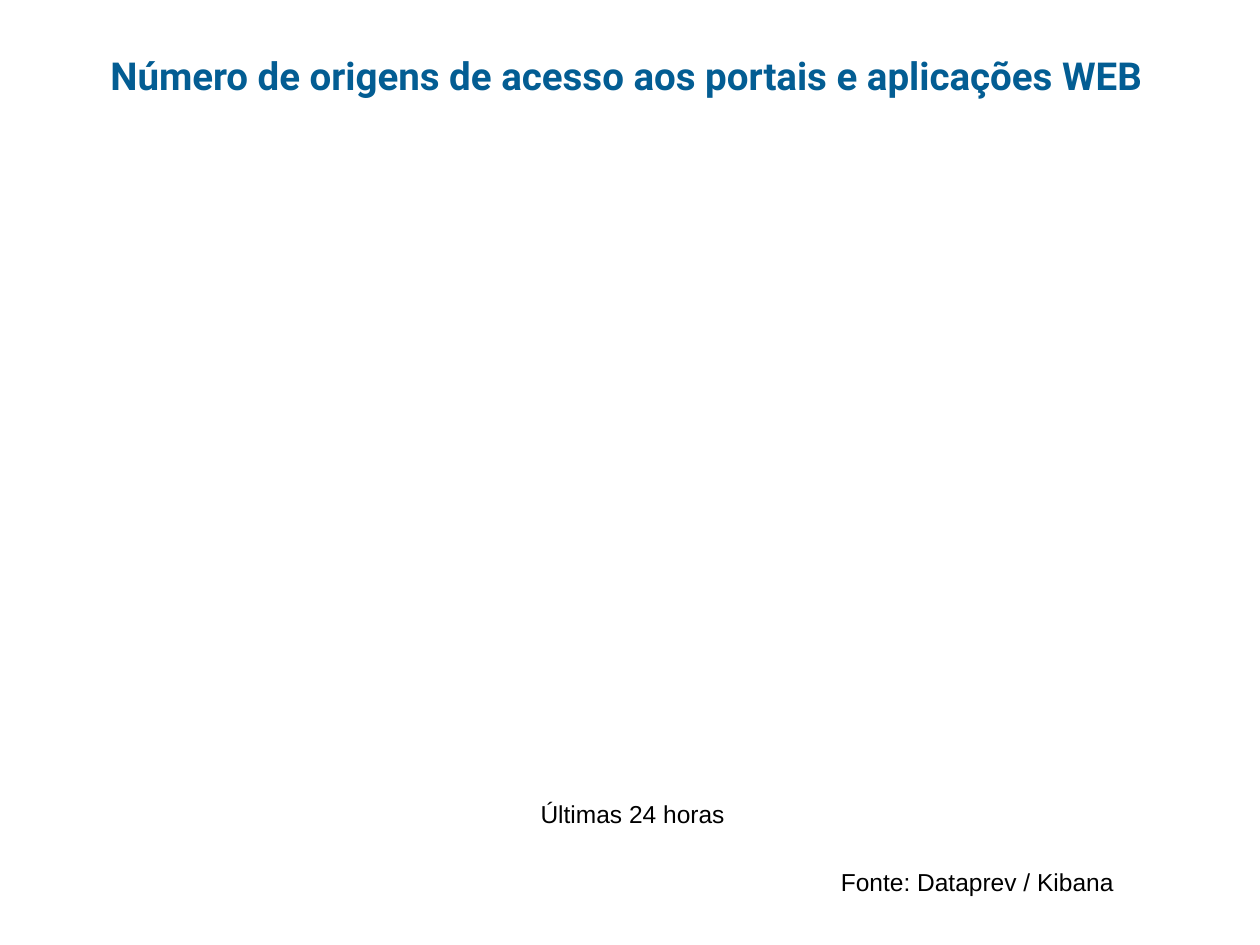
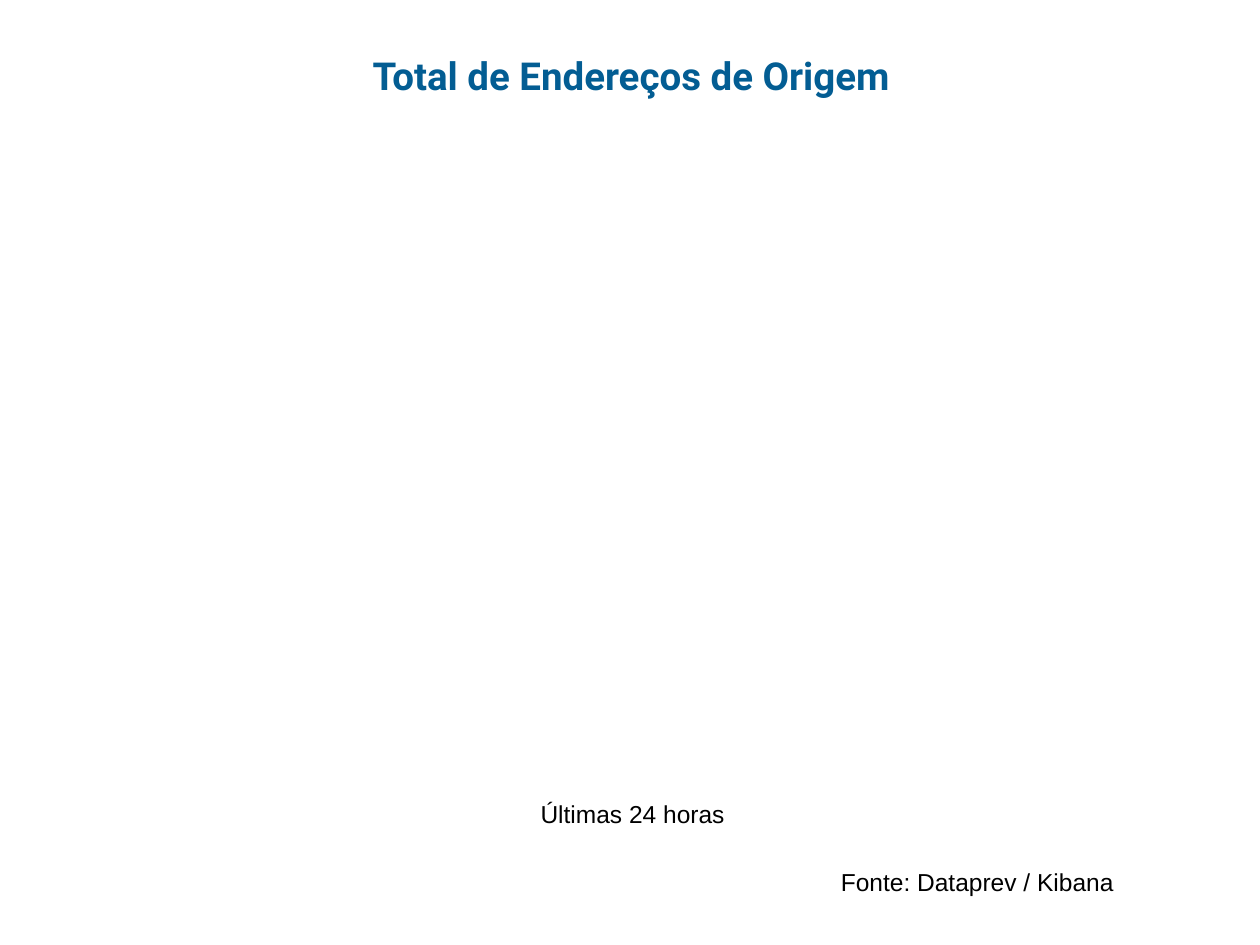
Before and after one commit to guihred/Experiments, a slide deck: slide 6 of src/main/resources/models/Radar_Eventos_v01122020REL1.pptx. Drawn at 1260x945 pixels with LibreOffice and Linux fonts; fonts in the diff are those of the drawing; background and template pictures are left out. Boxes give left, top, right and bottom in pixels: in the first picture for what was removed or moved away, otherwise in the second. Text is boxed around its words. In the diff, an @@ line names an element or a change of style, - is before the commit and + after.

```diff
--- a/src/main/resources/models/Radar_Eventos_v01122020REL1.pptx
+++ b/src/main/resources/models/Radar_Eventos_v01122020REL1.pptx
@@ text at bbox=[373, 61, 890, 99]: text changed @@
-Número de origens de acesso aos portais e aplicações WEB
+Total de Endereços de Origem
```
Also in this commit, not shown: 9 other slides changed, 3 slides added, 22 other files.
